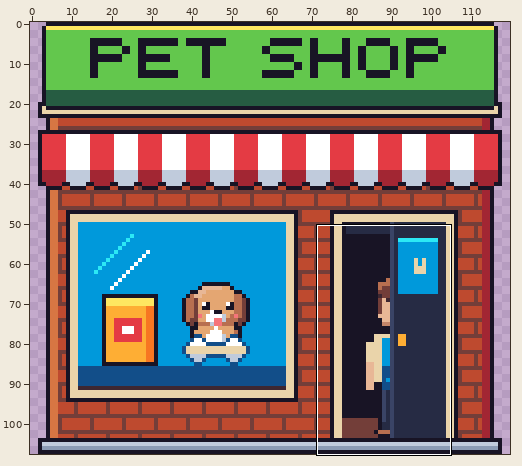
A pixel-art file gets an edit: art/screens/ui-pet-shop.aseprite. Above: a wide view before the commit, with the close-up outlined.
Close-up. Earlier state:
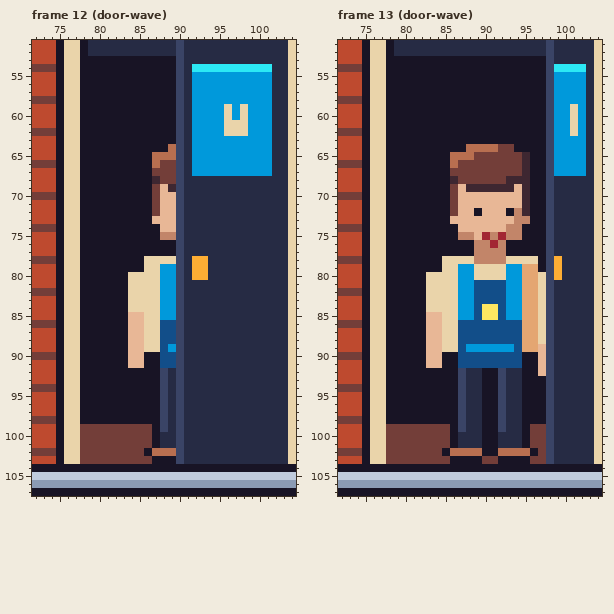
120x108 pixels, 25 frames. Shown: frame 12 (door-wave): x 72..104, y 51..107; frame 13 (door-wave): x 72..104, y 51..107. The commit also changed other frames or places, which this record leaves out.
Now the later version:
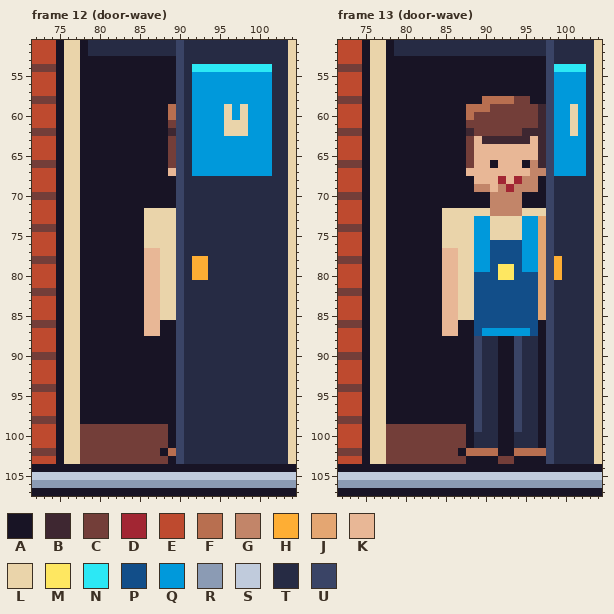
Palette (. is transparent): A #181425  B #3e2731  C #733e39  D #a22633  E #be4a2f  F #b86f50  G #c28569  H #feae34  J #e4a672  K #e8b796  L #ead4aa  M #fee761  N #2ce8f5  P #124e89  Q #0099db  R #8b9bb4  S #c0cbdc  T #262b44  U #3a4466
Log entry: Redraw the pet shop keeper at full door height with a shoulder-pivot wave
The exact change:
Changed rows in their new state; - is an unchanged pixel.
Frame 12 (door-wave):
first column x 84:
 59 -----F
 60 -----F
 61 -----C
 62 -----B
 63 -----C
 64 -----C
 65 ---AAC
 66 ---AA-
 67 ---AAK
 68 ---AAA
 69 ---AAA
 70 ---AAA
 71 ---AAA
 72 --LLLL
 73 --LLLL
 74 --LLLL
 75 --LLLL
 76 --LLLL
 77 --KKLL
 78 --KK--
 79 --KKLL
 80 AAKKLL
 81 AAKKLL
 82 AAKKLL
 83 AAKKLL
 84 AAKKLL
 85 AAKKLL
 86 AAKKAA
 87 AAKKAA
 88 AAAAAA
 89 AAAAAA
 90 AA--AA
 91 AA--AA
 92 ----AA
 93 ----AA
 94 ----AA
 95 ----AA
 96 ----AA
 97 ----AA
 98 ----AA
 99 ---CCA
100 ---CCA
101 ---CCA
102 --CCA-
103 ---CC-
Frame 13 (door-wave):
first column x 83:
 58 -------FFFFCC--
 59 -----FFFCCCCCCB
 60 -----FCCCCCCCCB
 61 -----CCCCCCCCCB
 62 -----BCCCCCCBBB
 63 -----CKBBBBBBKB
 64 -----CKKKKKKKKB
 65 ---AACKKKKKKKKB
 66 ---AA-KKAKKKAGB
 67 ---AAKKKKKKKKGG
 68 ---AAAKKKDKDGG-
 69 ---AAAGGKGDGGG-
 70 ---AAAAAGGGGA--
 71 ---AAAAAGGGGA--
 72 --LLLLLLGGG-LLL
 73 --LLLLQQLLLLQQJ
 74 --LLLLQQLLLLQQJ
 75 --LLLLQQLLLLQQJ
 76 --LLLLQQPPPPQQJ
 77 --KKLLQQPPPPQQJ
 78 --KK--QQPPPPQQJ
 79 --KKLLQQPMMPQQJ
 80 AAKKLLPPPMMPPPJ
 81 AAKKLL----PPPPJ
 82 AAKKLL----PPPPJ
 83 AAKKLL----PPPPJ
 84 AAKKLL-PP-PPPPJ
 85 AAKKLL-PP-PPPPJ
 86 AAKKAA------PPA
 87 AAKKAA-QQQQQQPA
 88 AAAAAAUTTAAUTTA
 89 AAAAAAUTTAAUTTA
 90 AA--AAUTTAAUTTA
 91 AA--AAUTTAAUTTA
 92 ----AAUTTAAUTTA
 93 ----AAUTTAAUTT-
 94 ----AAUTTAAUTT-
 95 ----AAUTTAAUTT-
 96 ----AAUTTAAUTT-
 97 ----AAUTTAAUTT-
 98 ----AAUTTAAUTT-
 99 ---CCAUTTAAUTTA
100 ---CCA-TTAA-TTA
101 ---CCA-TTAA-TTA
102 --CCA--FFAA--FF
103 ---CC--AACC--AA
Where, in picture pixels (left, top, right, bottom), the same in both close-ups:
changed: (128, 104, 176, 464)
changed: (426, 96, 546, 464)
